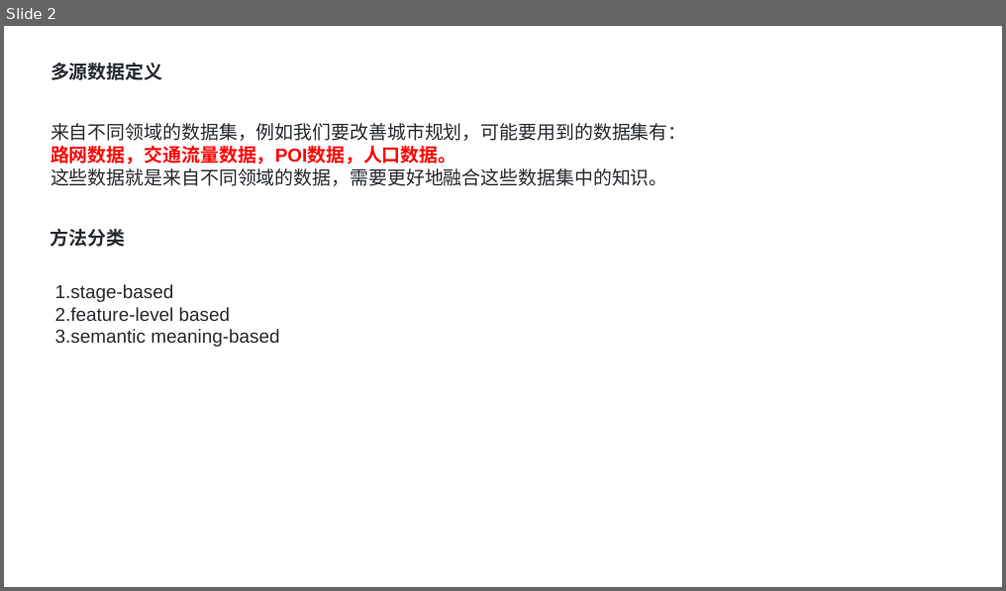
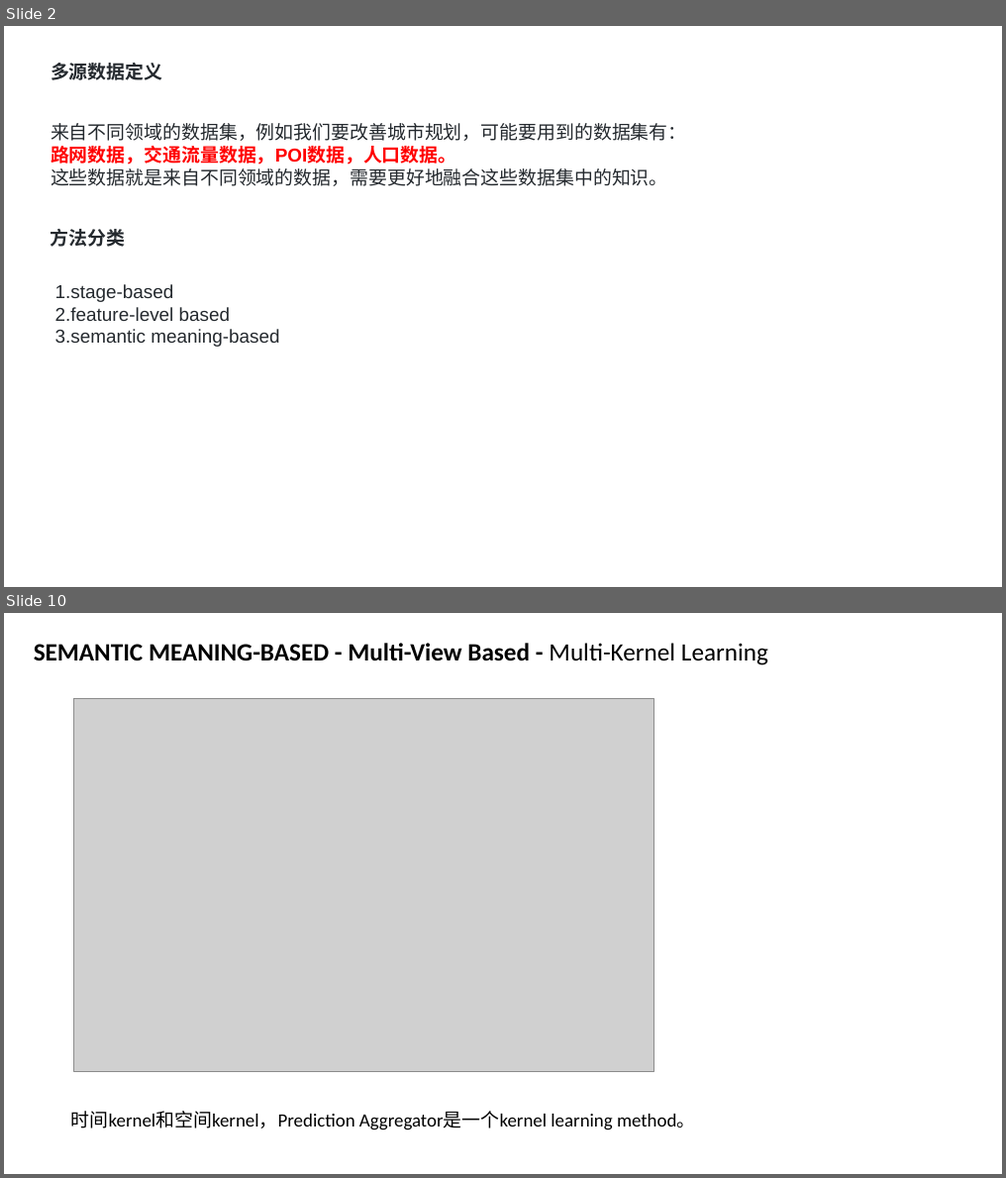
Before and after one commit to zhengsai168/zhengsai-awesome, a slide deck: paper-note/Urban-Computing/多源数据融合-综述.pptx. Shown one above the other, each under a label of ours: slide 2 before the commit, slides 2 and 10 after it; the slides between them are not shown. The pictures are 1006x591 and 1006x1178 pixels, drawn with LibreOffice and Linux fonts; fonts in the diff are those of the drawing; grey boxes stand for pictures. Boxes give left, top, right and bottom in pixels: in the first picture for what was removed or moved away, otherwise in the second. Text is boxed around its words. In the diff, an @@ line names an element or a change of style, - is before the commit and + after.

```diff
--- a/paper-note/Urban-Computing/多源数据融合-综述.pptx
+++ b/paper-note/Urban-Computing/多源数据融合-综述.pptx
@@ slide 10 added at (4, 613, 1002, 1174), background #FFFFFF @@
@@ text added at (34, 643, 768, 665), 24 pt, text #000000, bold @@
+SEMANTIC MEANING-BASED - Multi-View Based - Multi-Kernel Learning
@@ picture added at (73, 698, 654, 1072) @@
@@ text added at (71, 1111, 696, 1131), 18 pt, text #000000 @@
+时间kernel和空间kernel，Prediction Aggregator是一个kernel learning method。
```
Also in this commit, not shown: 1 slide changed, 10 other slides added, 11 slides removed, 1 other file.
